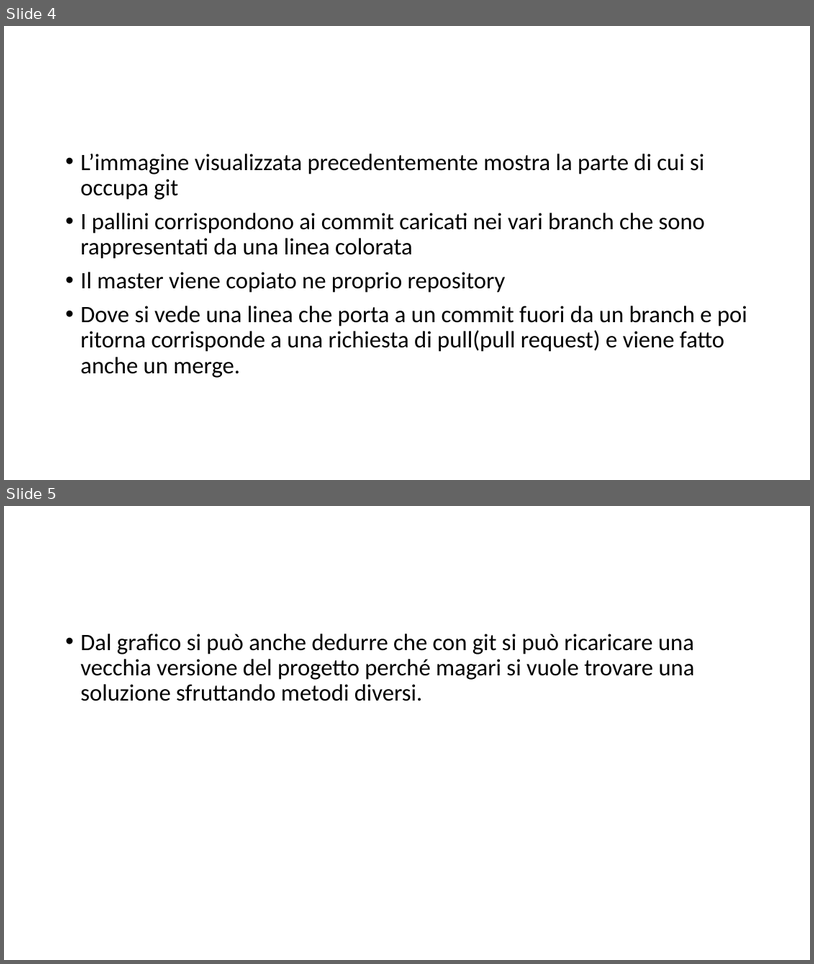
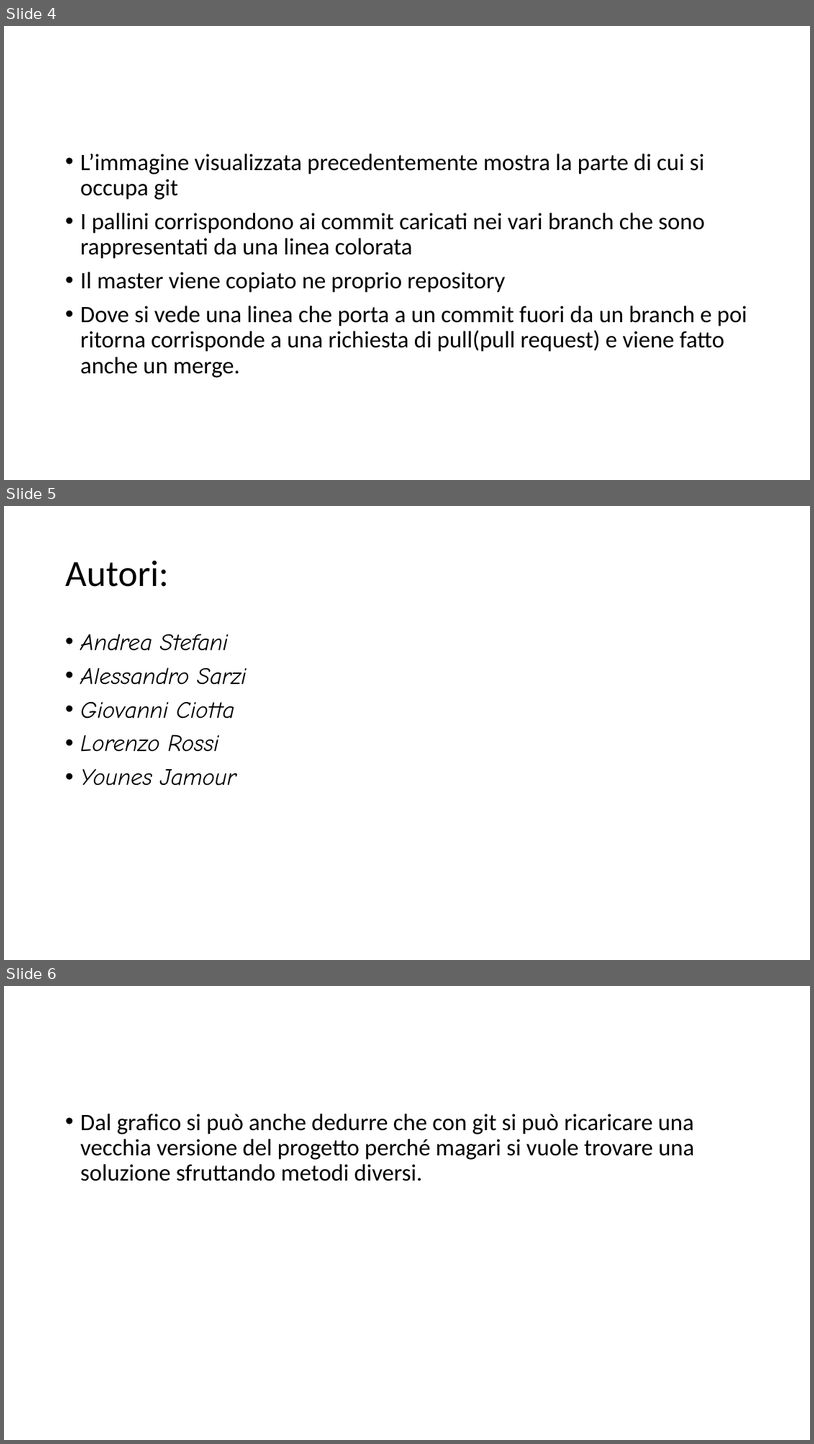
Before and after one commit to RobottinoAlquantoFigo/Robottino, a slide deck: PresentazioneGit.pptx. Shown one above the other, each under a label of ours: slides 4 and 5 before the commit, slides 4, 5 and 6 after it. The pictures are 814x964 and 814x1444 pixels, drawn with LibreOffice and Linux fonts; fonts in the diff are those of the drawing. Boxes give left, top, right and bottom in pixels: in the first picture for what was removed or moved away, otherwise in the second. Text is boxed around its words. In the diff, an @@ line names an element or a change of style, - is before the commit and + after.

```diff
--- a/PresentazioneGit.pptx
+++ b/PresentazioneGit.pptx
@@ slide 5 added at (4, 506, 810, 960), background #FFFFFF @@
@@ text added at (65, 560, 169, 587), 44 pt, text #000000 @@
+Autori:
@@ text added at (80, 633, 247, 785), 28 pt, text #000000, italic @@
+• Andrea Stefani
+• Alessandro Sarzi
+• Giovanni Ciotta
+• Lorenzo Rossi
+• Younes Jamour
@@ what was slide 5 is now slide 6 @@
```
Also in this commit, not shown: 1 slide changed.
